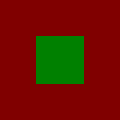
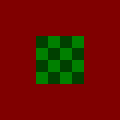
Layer changes from the first 120 x 120 image to the second:
showed group "grid" (8 layers) over [36, 36, 84, 84]
